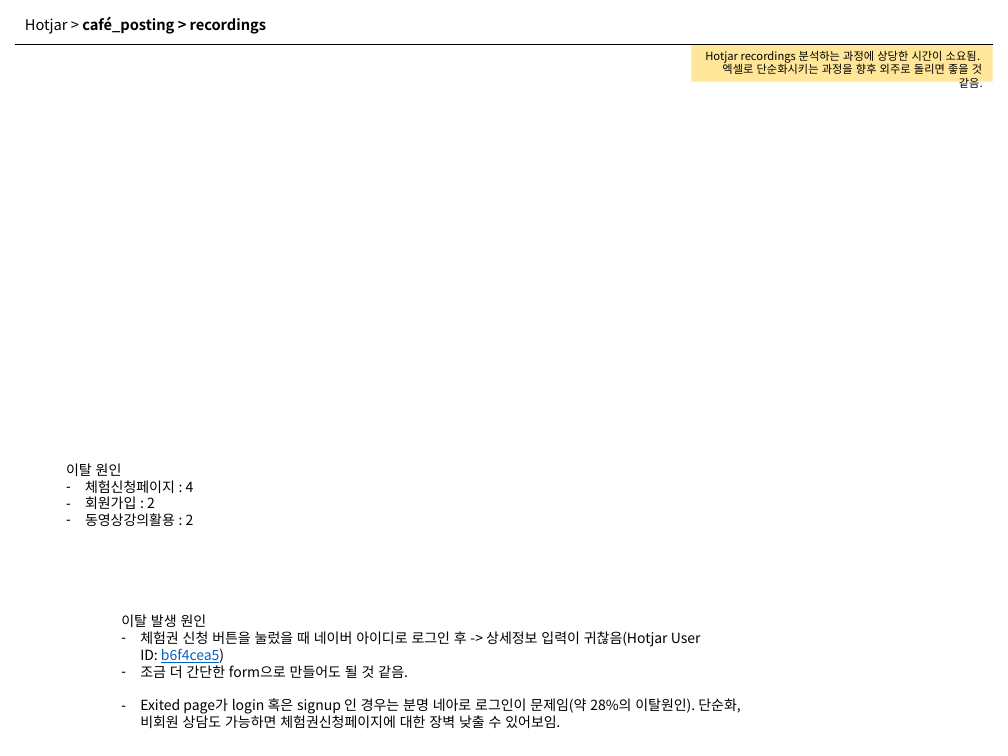
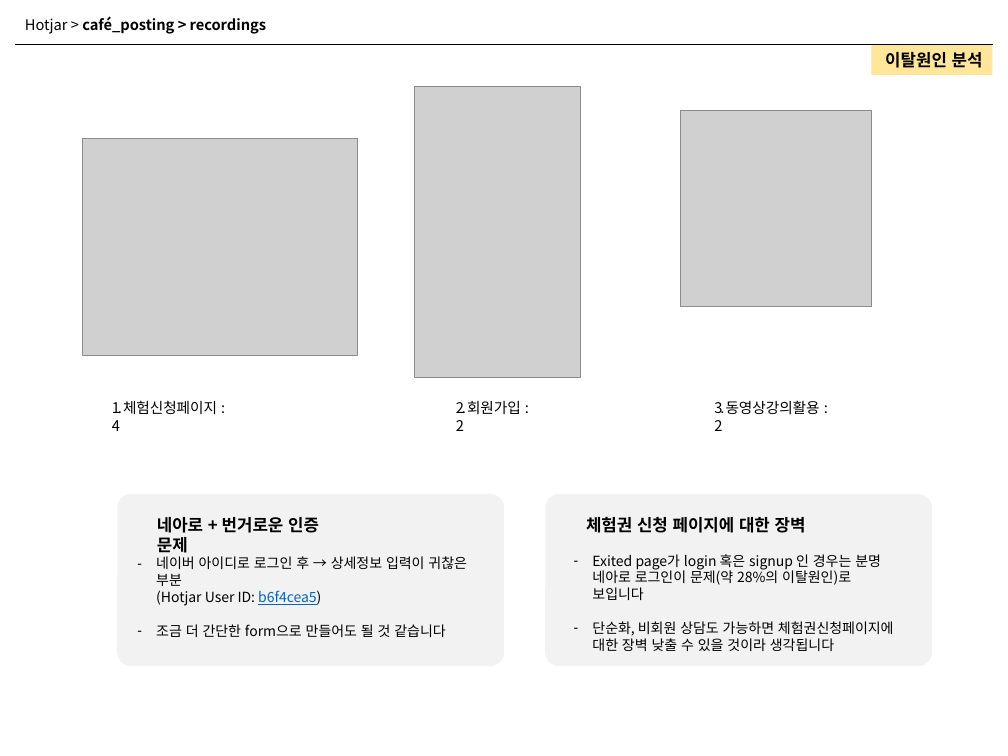
Before and after one commit to naxvinci/marketing, a slide deck: slide 17 of marketing_insights_GA.pptx. Drawn at 1008x756 pixels with LibreOffice and Linux fonts; fonts in the diff are those of the drawing; grey boxes stand for pictures. Boxes give left, top, right and bottom in pixels: in the first picture for what was removed or moved away, otherwise in the second. Text is boxed around its words. In the diff, an @@ line names an element or a change of style, - is before the commit and + after.

Commit message:
20201210

```diff
--- a/marketing_insights_GA.pptx
+++ b/marketing_insights_GA.pptx
@@ rectangle "이탈원인 분석": place and size @@
-rectangle "이탈원인 분석" at <box>691,44,993,82</box>
+rectangle "이탈원인 분석" at <box>872,44,993,75</box>
@@ text in rectangle at <box>885,52,983,68</box>: text changed; size 8 to 12 pt; bold on @@
-Hotjar recordings 분석하는 과정에 상당한 시간이 소요됨.
-엑셀로 단순화시키는 과정을 향후 외주로 돌리면 좋을 것 같음.
+이탈원인 분석
@@ picture added at <box>414,87,581,377</box> @@
@@ picture added at <box>680,111,872,307</box> @@
@@ picture added at <box>83,139,358,356</box> @@
@@ text added at <box>112,400,217,431</box>, 10.5 pt, text #000000 @@
+1. 체험신청페이지 : 4
@@ text added at <box>456,401,521,431</box>, 10.5 pt, text #000000 @@
+2. 회원가입 : 2
@@ text added at <box>714,400,820,431</box>, 10.5 pt, text #000000 @@
+3. 동영상강의활용 : 2
@@ text removed at <box>66,463,194,526</box> @@
-이탈 원인
-– 체험신청페이지 : 4
-– 회원가입 : 2
-– 동영상강의활용 : 2
@@ rounded rectangle added at <box>117,494,504,666</box>, fill #F2F2F2 @@
@@ rounded rectangle added at <box>545,494,932,666</box>, fill #F2F2F2 @@
@@ text added at <box>157,517,319,557</box>, 12 pt, text #000000, bold @@
+네아로 + 번거로운 인증 문제
@@ text added at <box>586,517,806,533</box>, 12 pt, text #000000, bold @@
+체험권 신청 페이지에 대한 장벽
@@ text added at <box>156,556,467,637</box>, 10 pt, text #000000 @@
+– 네이버 아이디로 로그인 후 → 상세정보 입력이 귀찮은 부분
+  (Hotjar User ID: b6f4cea5)
+– 조금 더 간단한 form으로 만들어도 될 것 같습니다
@@ text at <box>592,554,894,651</box>: text changed @@
-이탈 발생 원인
-– 체험권 신청 버튼을 눌렀을 때 네이버 아이디로 로그인 후 -> 상세정보 입력이 귀찮음(Hotjar User ID: b6f4cea5)
-– 조금 더 간단한 form으로 만들어도 될 것 같음.
-– Exited page가 login 혹은 signup 인 경우는 분명 네아로 로그인이 문제임(약 28%의 이탈원인). 단순화, 비회원 상담도 가능하면 체험권신청페이지에 대한 장벽 낮출 수 있어보임.
+– Exited page가 login 혹은 signup 인 경우는 분명
+  네아로 로그인이 문제(약 28%의 이탈원인)로 보입니다
+– 단순화, 비회원 상담도 가능하면 체험권신청페이지에
+  대한 장벽 낮출 수 있을 것이라 생각됩니다
```
Also in this commit, not shown: 8 other slides changed, 4 slides added, 1 slide removed.
